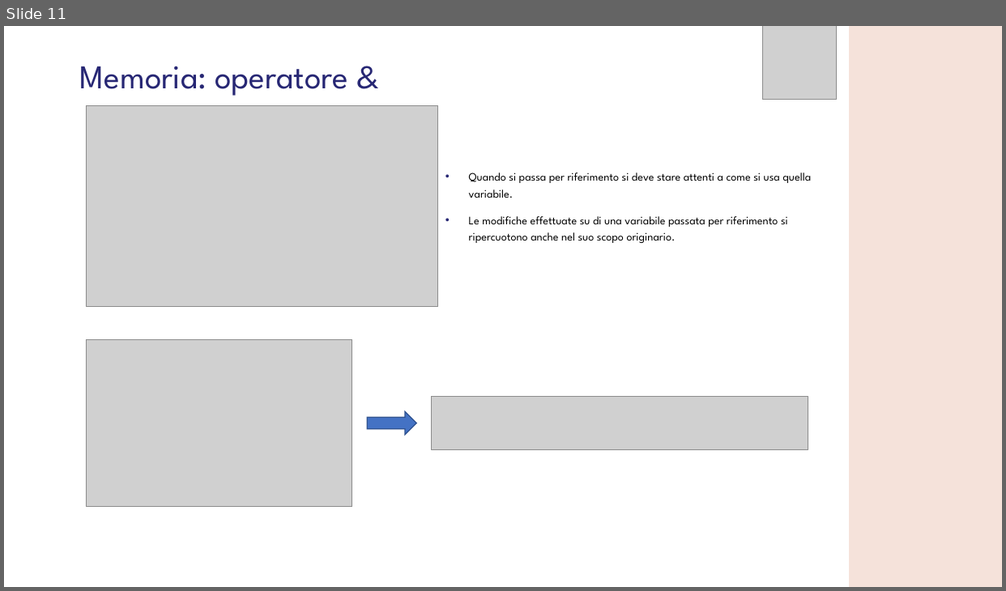
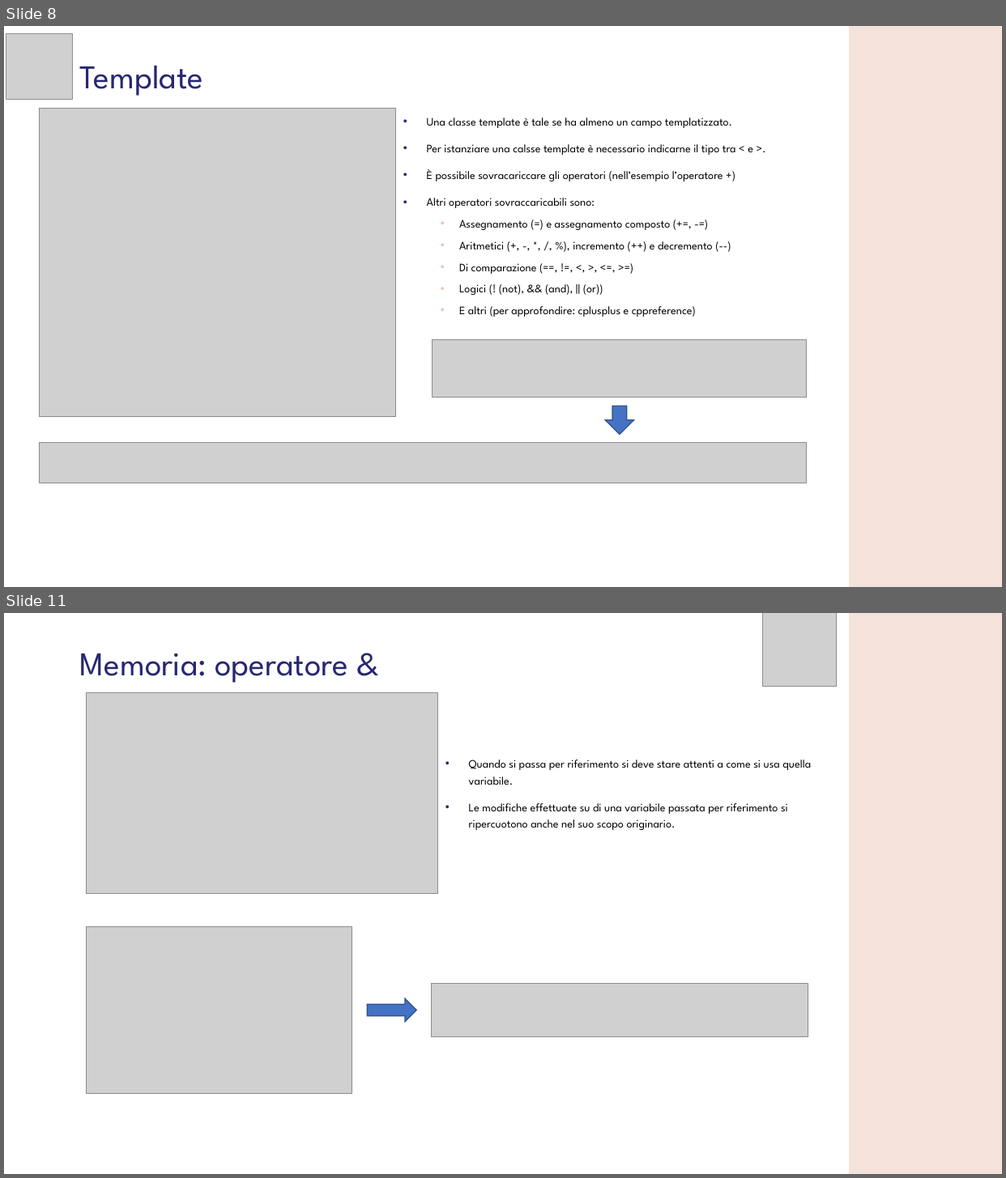
Before and after one commit to GMATZEU42/WS, a slide deck: WS04/WS_4.odp. Shown one above the other, each under a label of ours: slide 11 before the commit, slides 8 and 11 after it; the slides between them are not shown. The pictures are 1006x591 and 1006x1178 pixels, drawn with LibreOffice and Linux fonts; fonts in the diff are those of the drawing; grey boxes stand for pictures; background and template pictures are left out. Boxes give left, top, right and bottom in pixels: in the first picture for what was removed or moved away, otherwise in the second. Text is boxed around its words. In the diff, an @@ line names an element or a change of style, - is before the commit and + after.

```diff
--- a/WS04/WS_4.odp
+++ b/WS04/WS_4.odp
@@ slide 8 added at (4, 26, 1002, 587), background #FFFFFF; not listed: 1 template element that a slide beside it also shows @@
@@ picture added at (6, 33, 73, 100) @@
@@ title added at (80, 65, 203, 96), 32 pt, text #272774 @@
+Template
@@ picture added at (39, 109, 395, 417) @@
@@ text added at (427, 118, 753, 317), 11 pt, text #000000 @@
+• Una classe template è tale se ha almeno un campo templatizzato.
+• Per istanziare una calsse template è necessario indicarne il tipo tra < e >.
+• È possibile sovracariccare gli operatori (nell’esempio l’operatore +)
+• Altri operatori sovraccaricabili sono:
+  • Assegnamento (=) e assegnamento composto (+=, -=)
+  • Aritmetici (+, -, *, /, %), incremento (++) e decremento (--)
+  • Di comparazione (==, !=, <, >, <=, >=)
+  • Logici (! (not), && (and), || (or))
+  • E altri (per approfondire: cplusplus e cppreference)
@@ picture added at (432, 340, 807, 398) @@
@@ freeform shape added at (605, 407, 633, 435), fill #4472C4, outline #2F528F 0.99 pt @@
@@ picture added at (39, 443, 807, 484) @@
```
Also in this commit, not shown: 3 slides changed, 3 other slides added, 4 slides removed.
